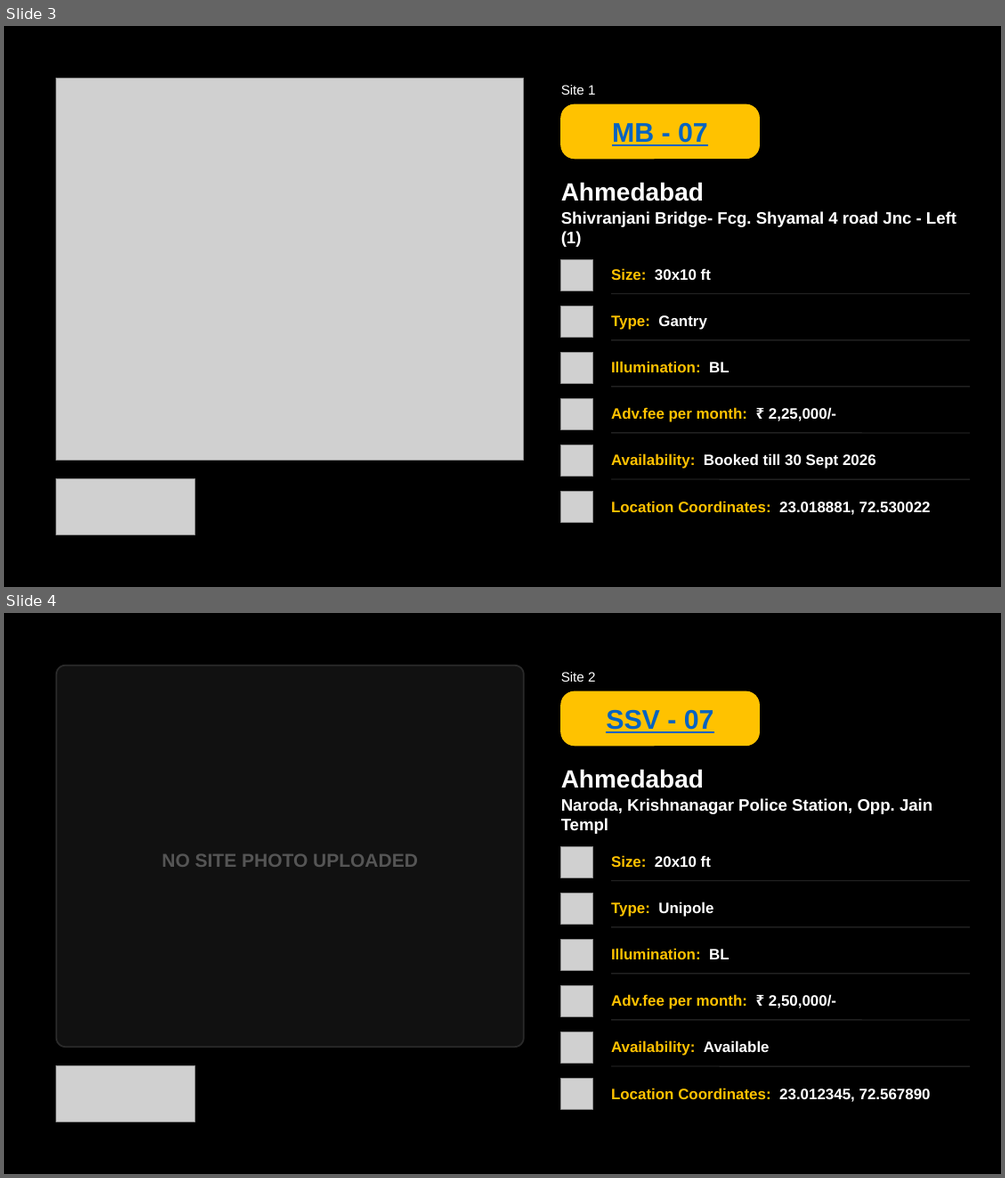
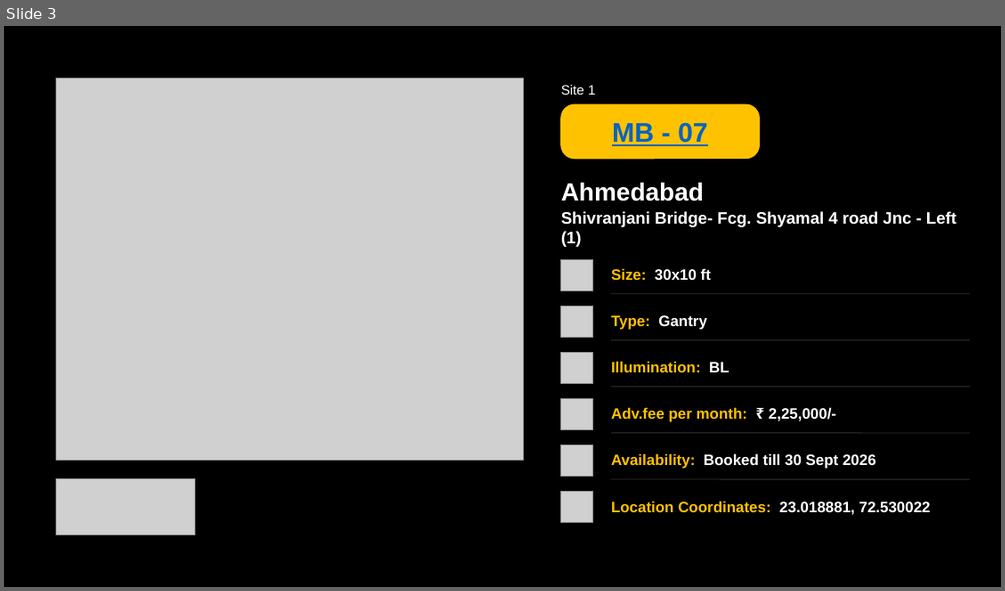
Before and after one commit to reehanpatel/mb-dashboard, a slide deck: server/templates/Testing 24-10-2026.pptx. Shown one above the other, each under a label of ours: slides 3 and 4 before the commit, slide 3 after it. The pictures are 1005x1178 and 1005x591 pixels, drawn with LibreOffice and Linux fonts; fonts in the diff are those of the drawing; grey boxes stand for pictures. Boxes give left, top, right and bottom in pixels: in the first picture for what was removed or moved away, otherwise in the second. Text is boxed around its words. In the diff, an @@ line names an element or a change of style, - is before the commit and + after.

Commit message:
feat(ppt-converter): integrate official Automated PPT master template and theme

```diff
--- a/server/templates/Testing 24-10-2026.pptx
+++ b/server/templates/Testing 24-10-2026.pptx
@@ slide 4 removed at [4, 613, 1001, 1174], background #000000 @@
@@ rounded rectangle removed at [57, 666, 524, 1046] @@
@@ text removed at [561, 672, 595, 682] @@
-Site 2
@@ rounded rectangle removed at [561, 691, 760, 746] @@
@@ text removed at [606, 709, 714, 733] @@
-SSV - 07
@@ text removed at [561, 769, 704, 788] @@
-Ahmedabad
@@ text removed at [561, 798, 932, 834] @@
-Naroda, Krishnanagar Police Station, Opp. Jain Templ
@@ picture removed at [561, 846, 592, 877] @@
@@ text removed at [162, 853, 418, 867] @@
-NO SITE PHOTO UPLOADED
@@ text removed at [611, 855, 711, 867] @@
-Size: 20x10 ft
@@ picture removed at [561, 892, 592, 925] @@
@@ line removed from (611, 881) to (971, 881) @@
@@ text removed at [611, 901, 713, 916] @@
-Type: Unipole
@@ line removed from (611, 927) to (971, 927) @@
@@ picture removed at [561, 939, 592, 971] @@
@@ text removed at [611, 948, 729, 959] @@
-Illumination: BL
@@ picture removed at [561, 985, 592, 1017] @@
@@ line removed from (611, 973) to (971, 973) @@
@@ text removed at [611, 994, 836, 1009] @@
-Adv.fee per month: ₹ 2,50,000/-
@@ picture removed at [561, 1032, 592, 1063] @@
@@ line removed from (611, 1020) to (971, 1020) @@
@@ picture removed at [57, 1065, 194, 1121] @@
@@ text removed at [611, 1040, 769, 1055] @@
-Availability: Available
@@ line removed from (611, 1066) to (971, 1066) @@
@@ picture removed at [561, 1078, 592, 1110] @@
@@ text removed at [611, 1087, 930, 1102] @@
-Location Coordinates: 23.012345, 72.567890
```
Also in this commit, not shown: 7 other files.
